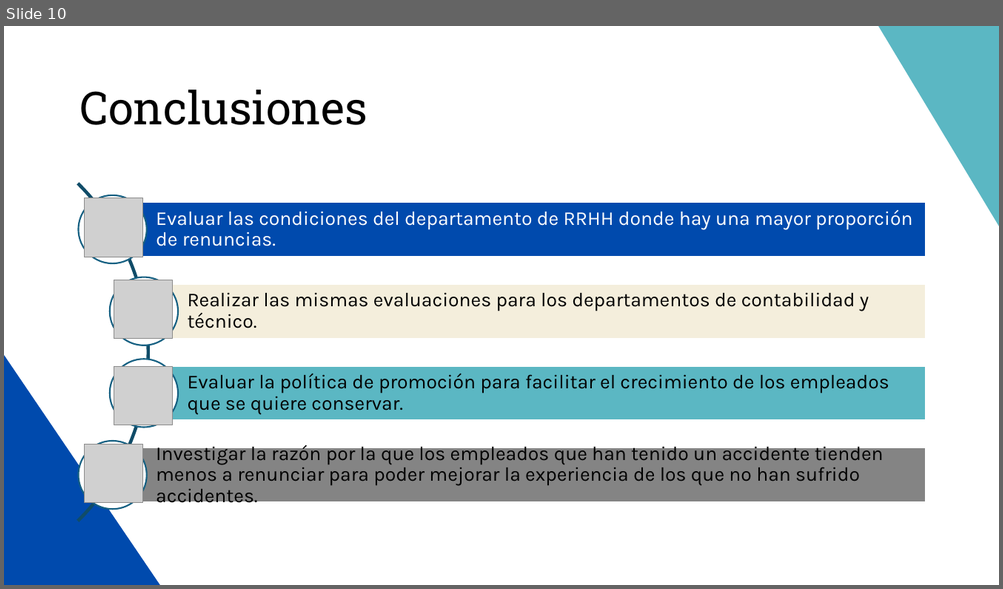
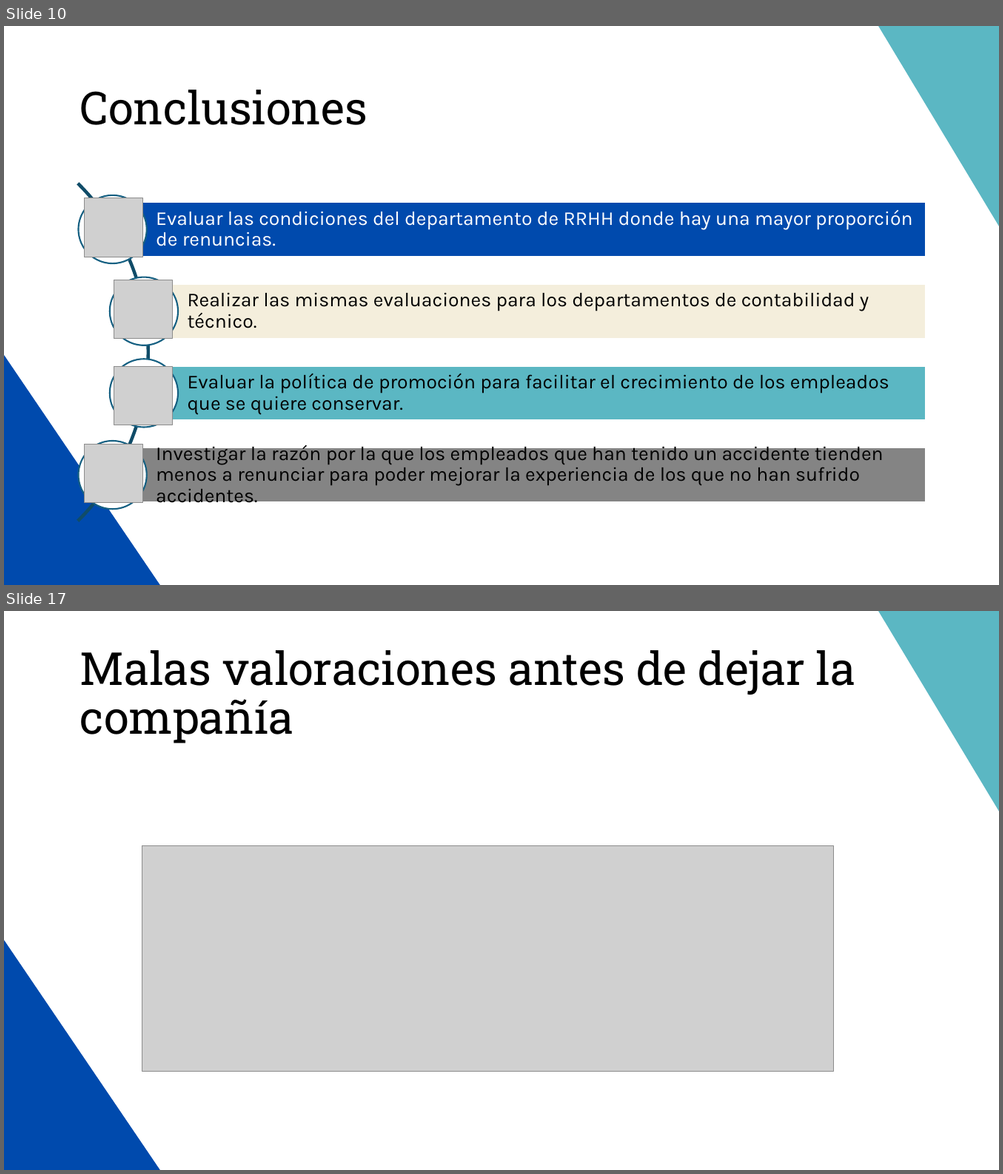
Before and after one commit to MiguelAMeloM/Miguel_DataAnalytics, a slide deck: RRHH/Data_Storytelling.pptx. Shown one above the other, each under a label of ours: slide 10 before the commit, slides 10 and 17 after it; the slides between them are not shown. The pictures are 1003x589 and 1003x1174 pixels, drawn with LibreOffice and Linux fonts; fonts in the diff are those of the drawing; grey boxes stand for pictures. Boxes give left, top, right and bottom in pixels: in the first picture for what was removed or moved away, otherwise in the second. Text is boxed around its words. In the diff, an @@ line names an element or a change of style, - is before the commit and + after.

```diff
--- a/RRHH/Data_Storytelling.pptx
+++ b/RRHH/Data_Storytelling.pptx
@@ slide 17 added at [4,611,999,1170], background #FFFFFF; not listed: 2 template elements that a slide beside it also shows @@
@@ title added at [79,650,856,743], 44 pt, text #000000 @@
+Malas valoraciones antes de dejar la compañía
@@ picture added at [142,846,833,1071] @@
```
Also in this commit, not shown: 7 other slides added, 1 other file.
